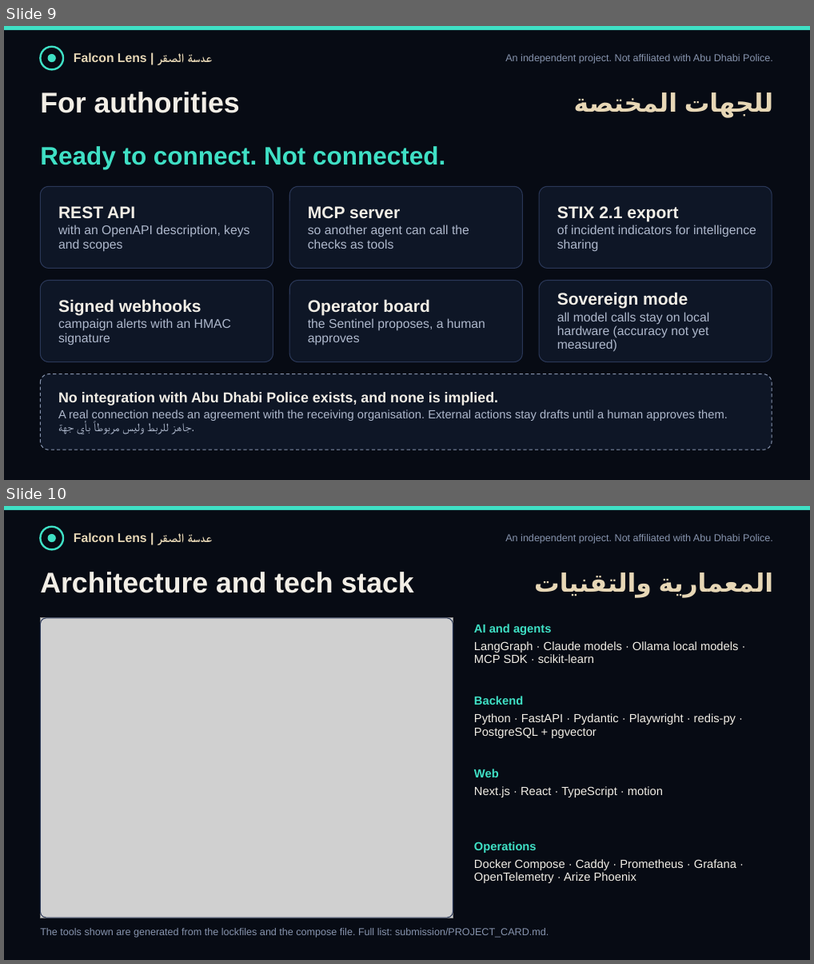
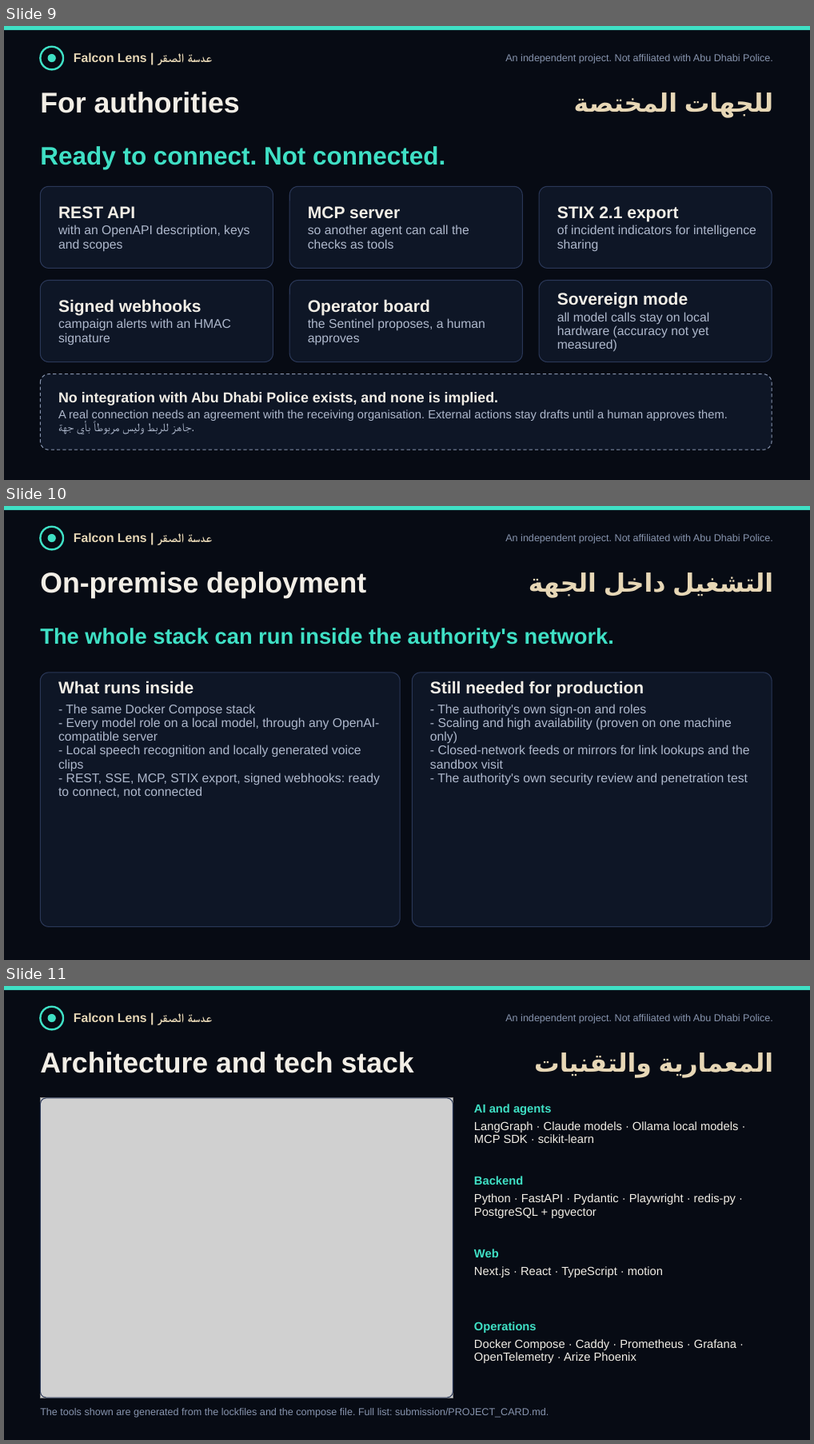
Before and after one commit to Muhammadatef/falcon-lens, a slide deck: submission/FalconLens_ScamShield.pptx. Shown one above the other, each under a label of ours: slides 9 and 10 before the commit, slides 9, 10 and 11 after it. The pictures are 814x964 and 814x1444 pixels, drawn with LibreOffice and Linux fonts; fonts in the diff are those of the drawing; grey boxes stand for pictures. Boxes give left, top, right and bottom in pixels: in the first picture for what was removed or moved away, otherwise in the second. Text is boxed around its words. In the diff, an @@ line names an element or a change of style, - is before the commit and + after.

```diff
--- a/submission/FalconLens_ScamShield.pptx
+++ b/submission/FalconLens_ScamShield.pptx
@@ slide 10 added at bbox=[4, 506, 810, 960], background #070B14 @@
@@ rectangle added at bbox=[4, 506, 810, 510], fill #3FE0C5 @@
@@ ellipse added at bbox=[40, 527, 63, 549], outline #3FE0C5 2.25 pt @@
@@ ellipse added at bbox=[47, 534, 56, 542], fill #3FE0C5 @@
@@ text added at bbox=[74, 532, 213, 542], 15 pt, text #E7D7B6, bold @@
+Falcon Lens | عدسة الصقر
@@ text added at bbox=[506, 534, 774, 544], 12 pt, text #8794AE @@
+An independent project. Not affiliated with Abu Dhabi Police.
@@ text added at bbox=[40, 572, 366, 599], 34 pt, text #F2EEE6, bold @@
+On-premise deployment
@@ text added at bbox=[673, 572, 774, 596], 30 pt, text #E7D7B6, bold @@
+التشغيل داخل الجهة
@@ text added at bbox=[40, 628, 614, 647], 26 pt, text #3FE0C5, bold @@
+The whole stack can run inside the authority's network.
@@ rounded rectangle added at bbox=[40, 672, 400, 927], fill #0E1626, outline #2A3757 1 pt @@
@@ rounded rectangle added at bbox=[412, 672, 772, 927], fill #0E1626, outline #2A3757 1 pt @@
@@ text added at bbox=[58, 680, 380, 797], 15 pt, text #AEB8CC @@
+What runs inside
+- The same Docker Compose stack
+- Every model role on a local model, through any OpenAI-compatible server
+- Local speech recognition and locally generated voice clips
+- REST, SSE, MCP, STIX export, signed webhooks: ready to connect, not connected
@@ text added at bbox=[430, 680, 750, 785], 15 pt, text #AEB8CC @@
+Still needed for production
+- The authority's own sign-on and roles
+- Scaling and high availability (proven on one machine only)
+- Closed-network feeds or mirrors for link lookups and the sandbox visit
+- The authority's own security review and penetration test
@@ what was slide 10 is now slide 11 @@
```
Also in this commit, not shown: 2 slides changed, 15 other files.
